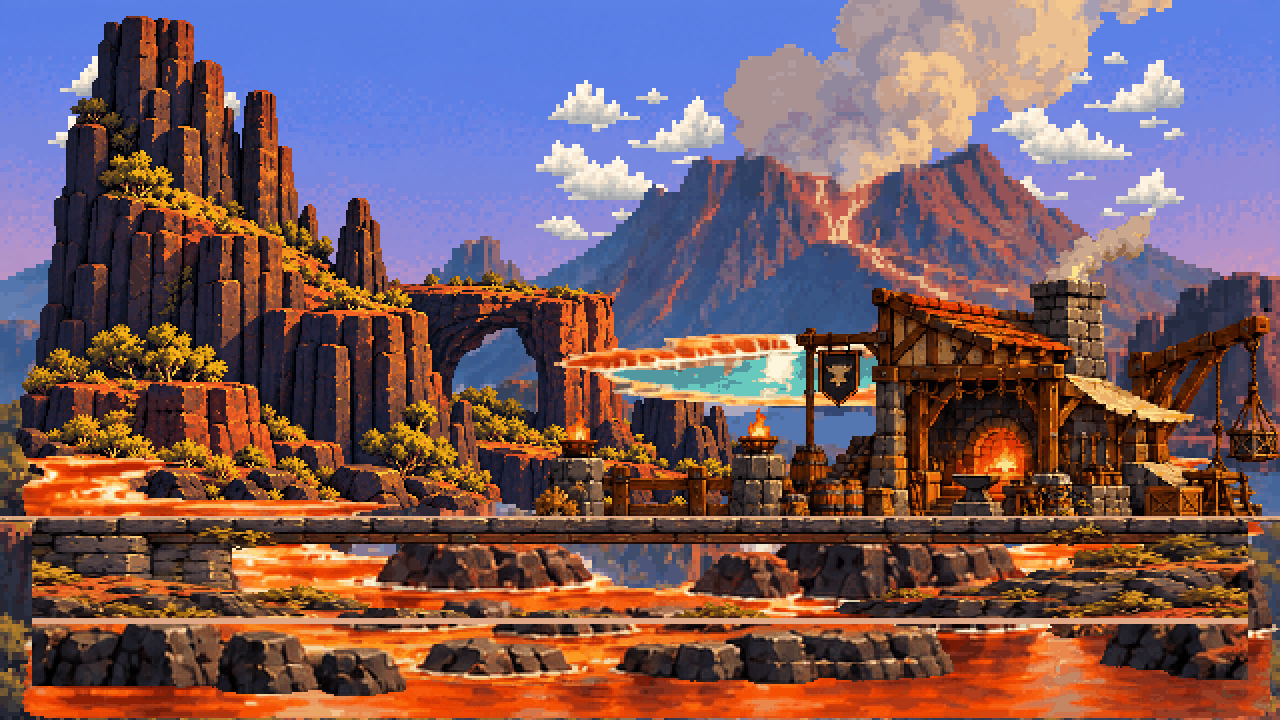
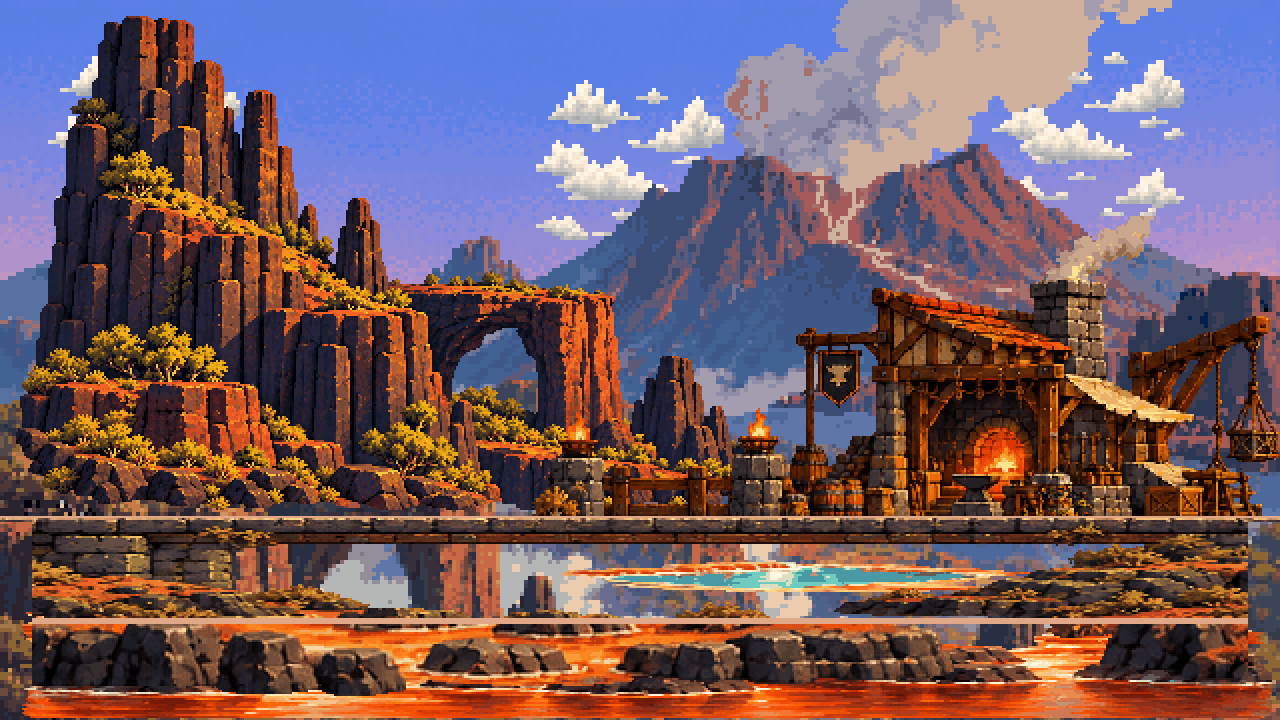
Revision of a layered 1280x720 image; what changed, layer by layer:
painted on "terrain" over 32, 624, 1248, 696
painted on "under" over 32, 522, 1248, 618
painted on "water" over 22, 334, 1280, 718
painted on "mid" over 0, 380, 1280, 720
painted on "far" over 0, 0, 1280, 608
painted on "clouds" over 48, 40, 1184, 256
painted on "sky" over 0, 0, 1280, 720
